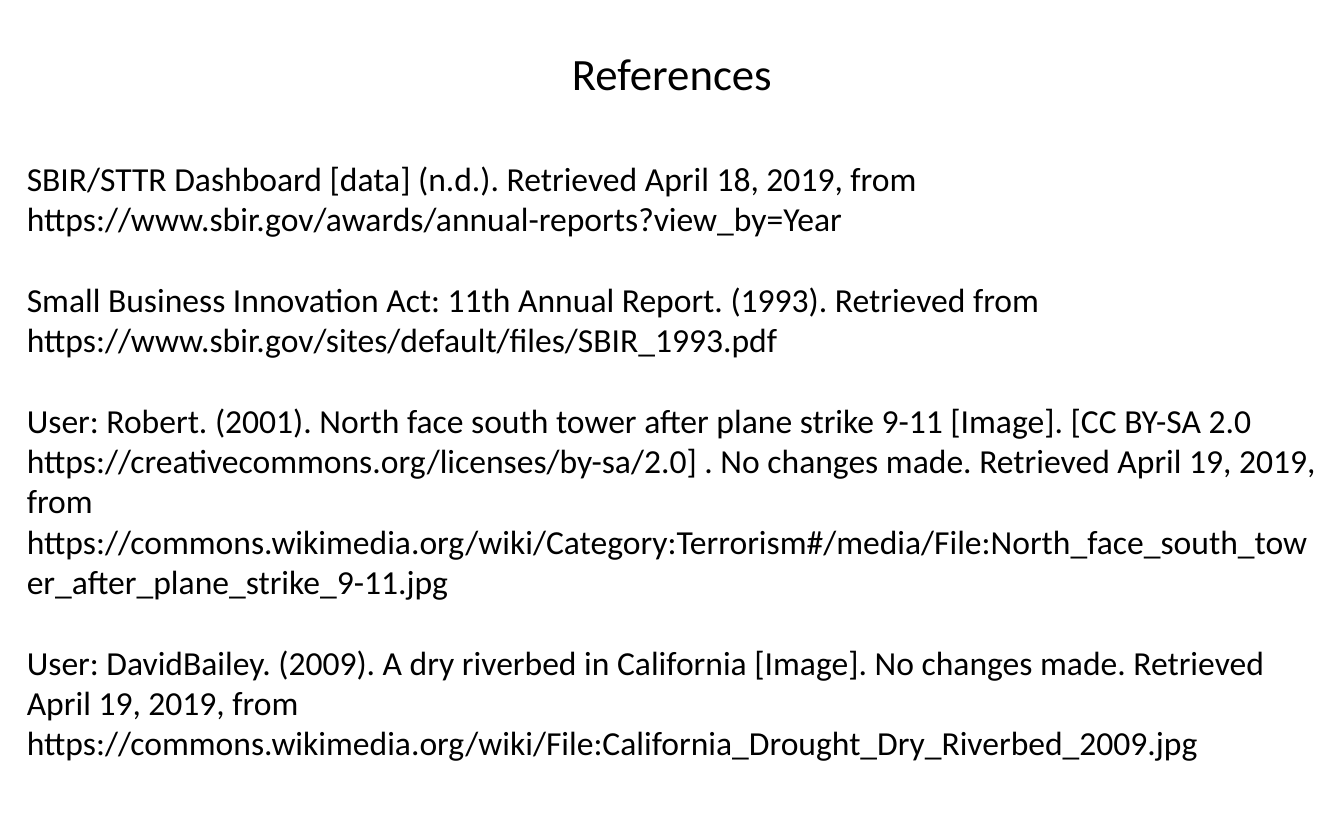
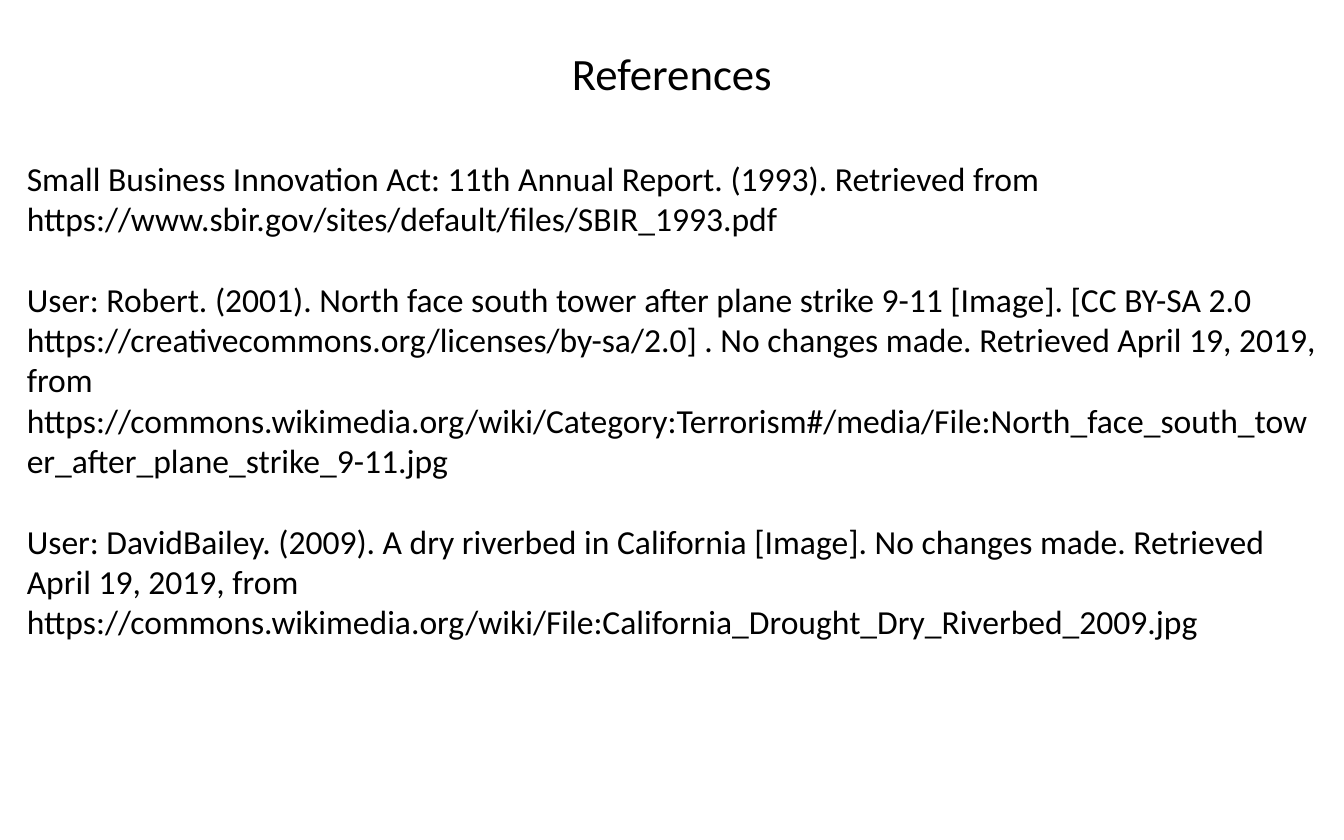
Before and after one commit to SLU-Courses-Townes/POLS6310, a slide deck: slide 14 of FinalProject/Docs/Townes_POLS6310_2019_Spring_FinalProject_Presentation_v00.pptx (slide 12 before the commit). Drawn at 1344x840 pixels with LibreOffice and Linux fonts; fonts in the diff are those of the drawing. Boxes give left, top, right and bottom in pixels: in the first picture for what was removed or moved away, otherwise in the second. Text is boxed around its words. In the diff, an @@ line names an element or a change of style, - is before the commit and + after.

```diff
--- a/FinalProject/Docs/Townes_POLS6310_2019_Spring_FinalProject_Presentation_v00.pptx
+++ b/FinalProject/Docs/Townes_POLS6310_2019_Spring_FinalProject_Presentation_v00.pptx
@@ text at [27,166,916,237]: paragraph removed @@
-SBIR/STTR Dashboard [data] (n.d.). Retrieved April 18, 2019, from https://www.sbir.gov/awards/annual-reports?view_by=Year
```
Also in this commit, not shown: 3 other slides changed, 2 slides added.
